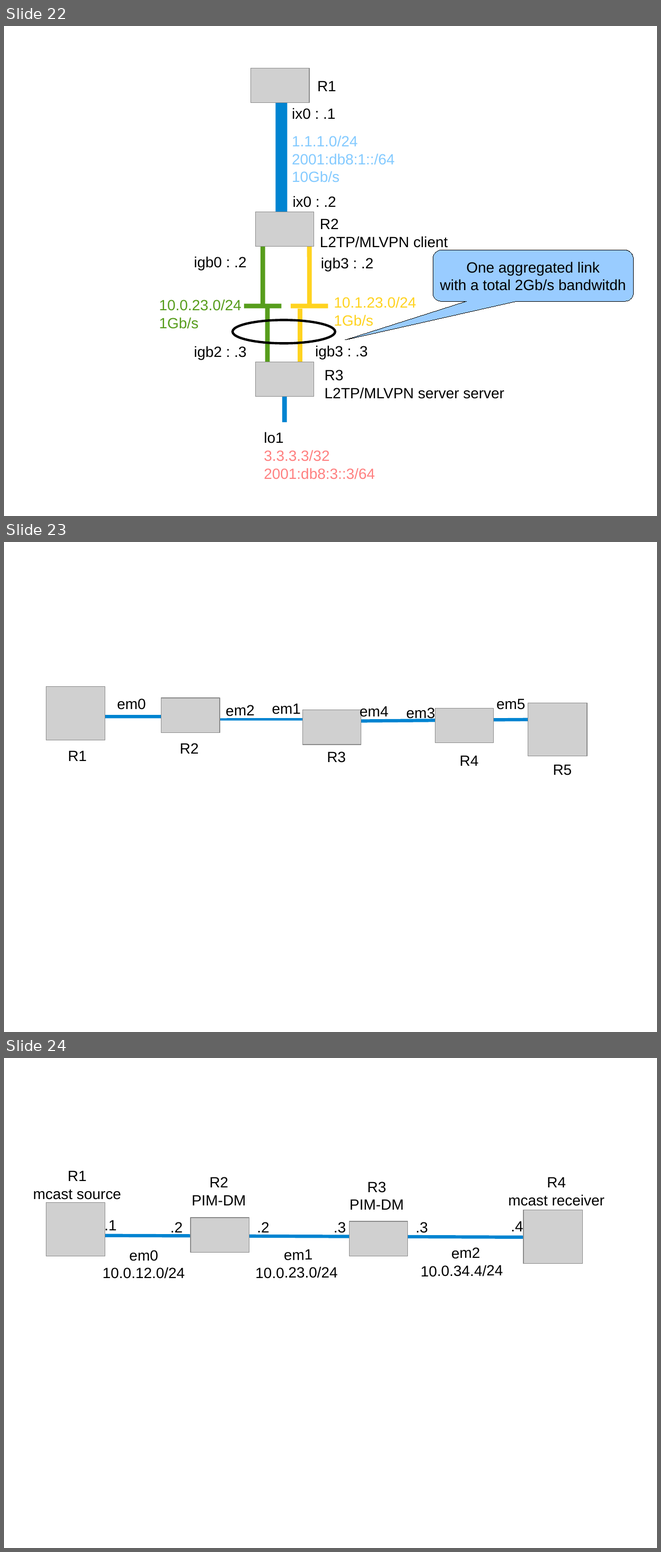
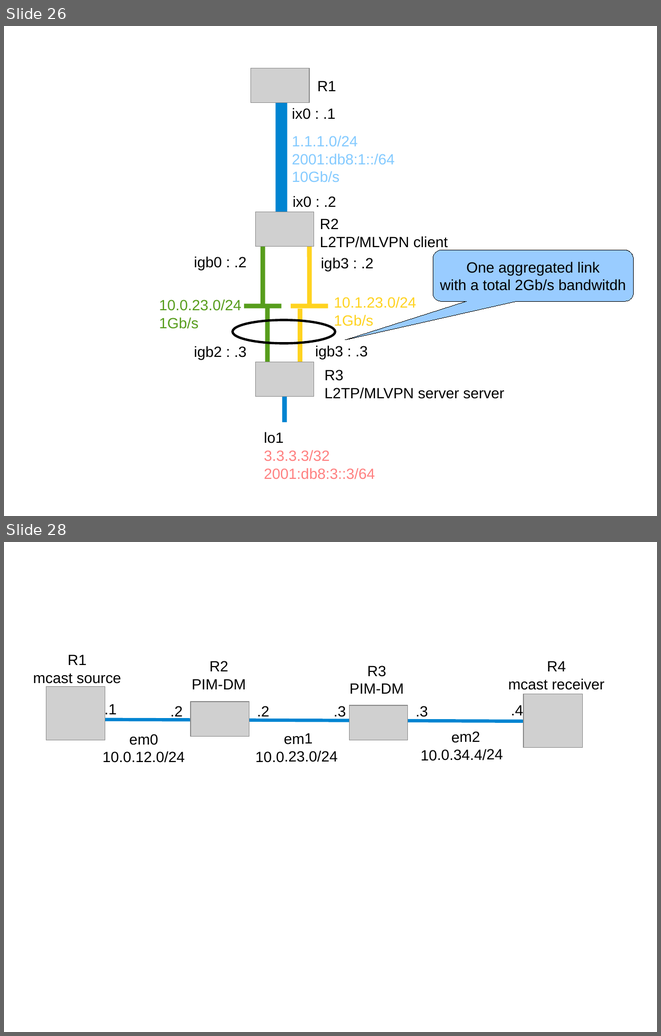
Before and after one commit to ocochard/BSDRP, a slide deck: docs/labs.examples.odp. Shown one above the other, each under a label of ours: slides 22, 23 and 24 before the commit, slides 26 and 28 after it; the slides between them are not shown. The pictures are 661x1552 and 661x1036 pixels, drawn with LibreOffice and Linux fonts; fonts in the diff are those of the drawing; grey boxes stand for pictures. Boxes give left, top, right and bottom in pixels: in the first picture for what was removed or moved away, otherwise in the second. Text is boxed around its words. In the diff, an @@ line names an element or a change of style, - is before the commit and + after.

```diff
--- a/docs/labs.examples.odp
+++ b/docs/labs.examples.odp
@@ slide 23 removed at bbox=[4, 542, 657, 1032], background #FFFFFF @@
@@ picture removed at bbox=[46, 687, 105, 740] @@
@@ text removed at bbox=[117, 698, 146, 709] @@
-em0
@@ picture removed at bbox=[161, 698, 220, 732] @@
@@ text removed at bbox=[496, 698, 525, 709] @@
-em5
@@ text removed at bbox=[226, 705, 254, 718] @@
-em2
@@ text removed at bbox=[272, 703, 301, 714] @@
-em1
@@ picture removed at bbox=[302, 709, 361, 744] @@
@@ text removed at bbox=[360, 706, 388, 719] @@
-em4
@@ text removed at bbox=[406, 707, 435, 721] @@
-em3
@@ picture removed at bbox=[435, 708, 494, 742] @@
@@ picture removed at bbox=[528, 703, 587, 756] @@
@@ line removed from (192, 717) to (94, 717) @@
@@ line removed from (329, 719) to (199, 719) @@
@@ line removed from (550, 719) to (329, 721) @@
@@ text removed at bbox=[180, 743, 199, 753] @@
-R2
@@ text removed at bbox=[68, 750, 87, 761] @@
-R1
@@ text removed at bbox=[327, 751, 346, 762] @@
-R3
@@ text removed at bbox=[460, 755, 479, 766] @@
-R4
@@ text removed at bbox=[553, 764, 572, 775] @@
-R5
@@ what was slide 22 is now slide 26 @@
@@ what was slide 24 is now slide 28 @@
```
Also in this commit, not shown: 1 slide changed, 6 slides added, 1 other slide removed, 2 other files.
